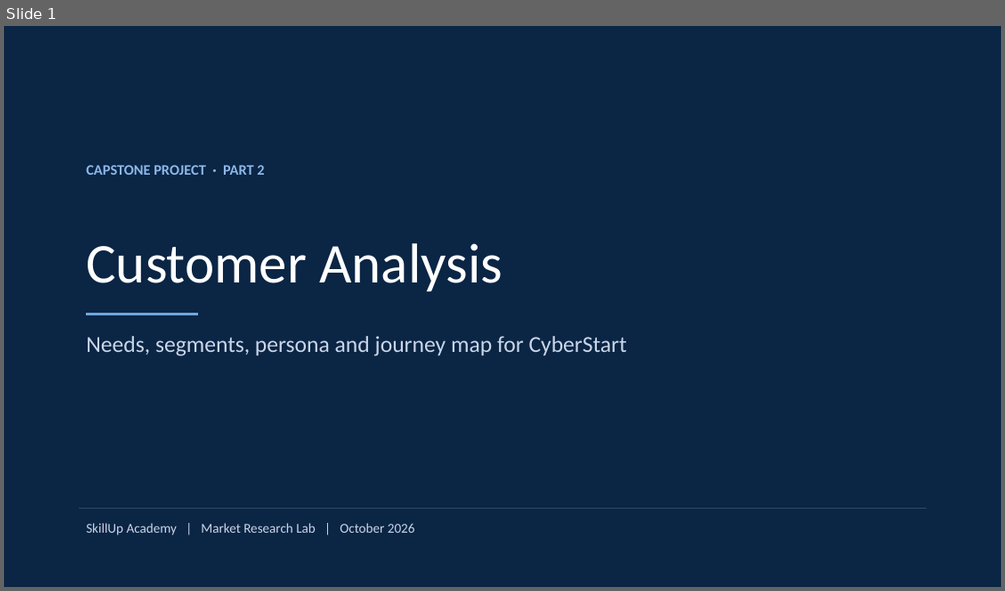
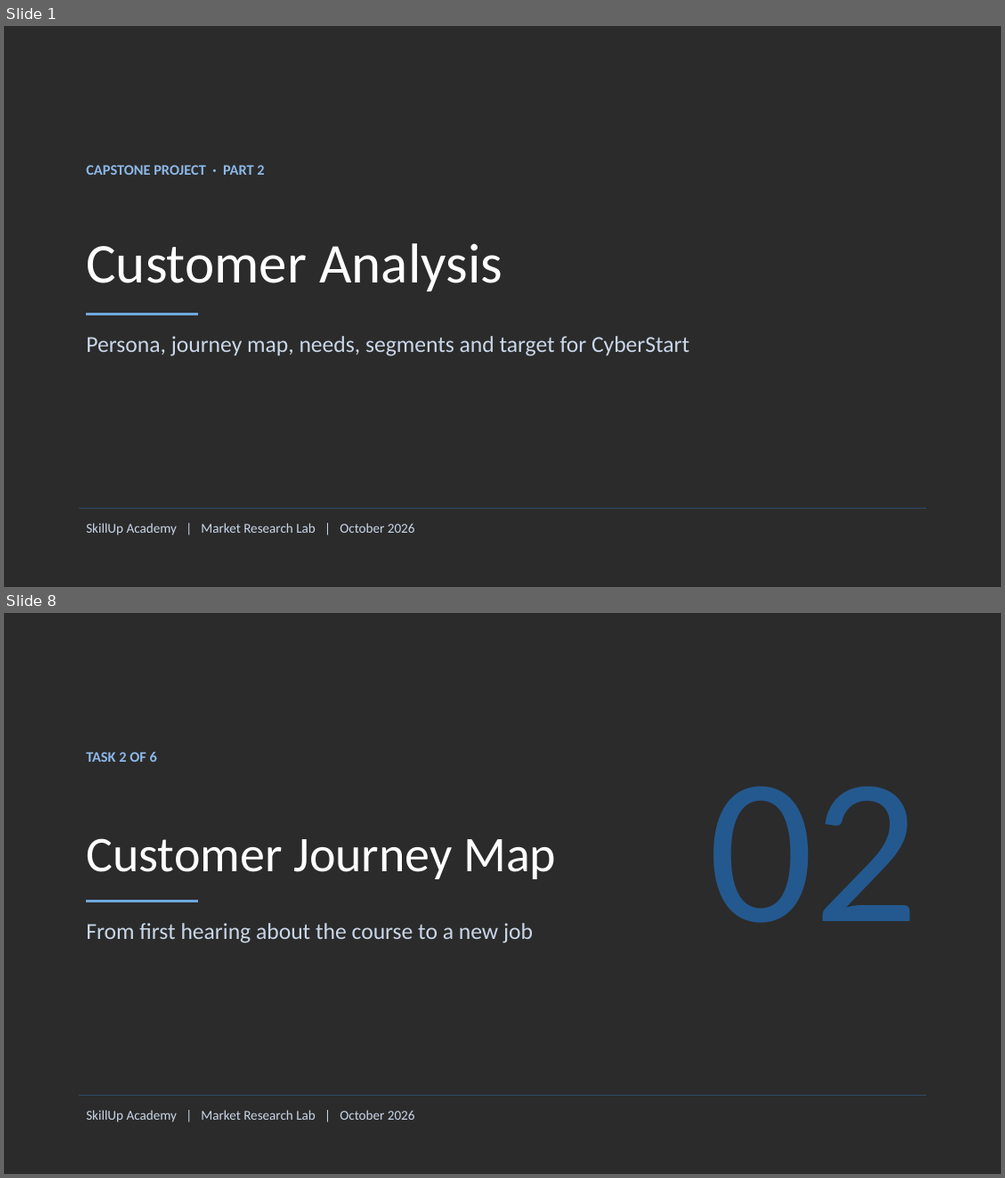
Before and after one commit to BadboyVee/BlackHoleeee, a slide deck: capstone/Customer_Analysis.pptx. Shown one above the other, each under a label of ours: slide 1 before the commit, slides 1 and 8 after it; the slides between them are not shown. The pictures are 1005x591 and 1005x1178 pixels, drawn with LibreOffice and Linux fonts; fonts in the diff are those of the drawing; background and template pictures are left out; a plain dark background stands for a picture behind light text. Boxes give left, top, right and bottom in pixels: in the first picture for what was removed or moved away, otherwise in the second. Text is boxed around its words. In the diff, an @@ line names an element or a change of style, - is before the commit and + after.

```diff
--- a/capstone/Customer_Analysis.pptx
+++ b/capstone/Customer_Analysis.pptx
@@ slide 8 added at <box>4,613,1001,1174</box>, background picture (left out) @@
@@ text added at <box>86,752,157,762</box>, 14 pt, text #8DB8E8, bold @@
+TASK 2 OF 6
@@ text added at <box>708,786,918,923</box>, 200 pt, text #24598F @@
+02
@@ title added at <box>86,838,556,879</box>, 48 pt, text #FFFFFF @@
+Customer Journey Map
@@ line added from (86, 900) to (198, 900), #6FA8DC 2.5 pt @@
@@ subtitle added at <box>86,923,533,943</box>, 22 pt, text #C9D6E8 @@
+From first hearing about the course to a new job
@@ line added from (79, 1095) to (926, 1095), #2E4A6B 1 pt @@
@@ text added at <box>86,1110,415,1122</box>, 13 pt, text #C9D6E8 @@
+SkillUp Academy | Market Research Lab | October 2026
@@ slide 1 changed as well @@
@@ background #0B2545 to picture (left out) @@
@@ subtitle at <box>86,336,689,356</box>: text changed @@
-Needs, segments, persona and journey map for CyberStart
+Persona, journey map, needs, segments and target for CyberStart
```
Also in this commit, not shown: 14 other slides changed, 6 other slides added, 2 slides removed, 8 other files.
